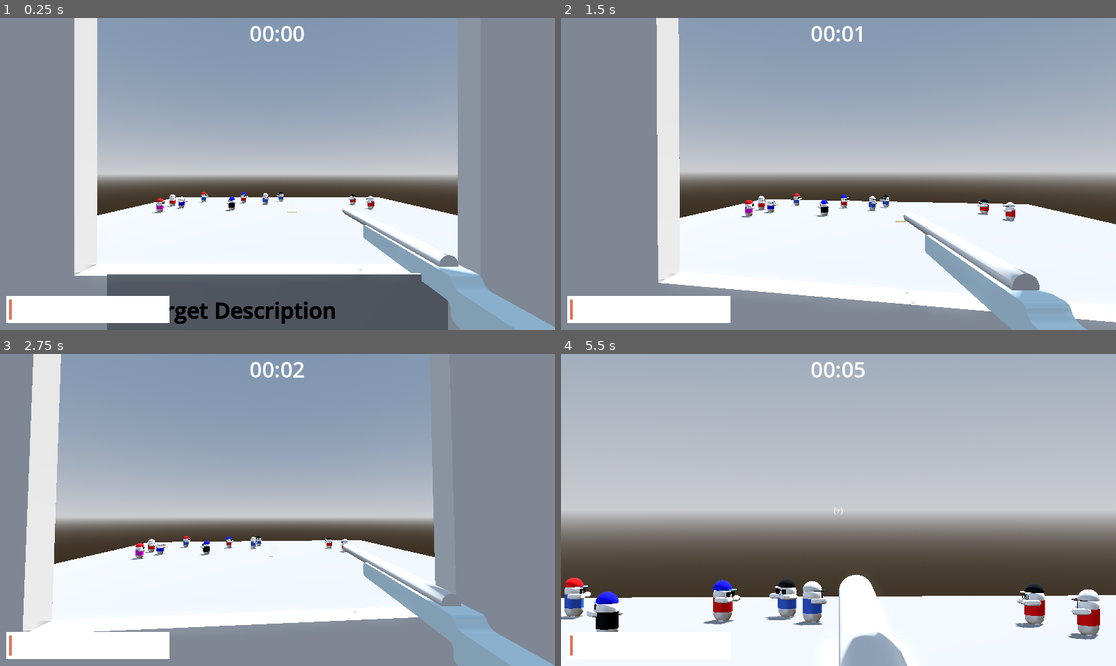
Above: before the commit, frames 1-4 (two rows, left to right).
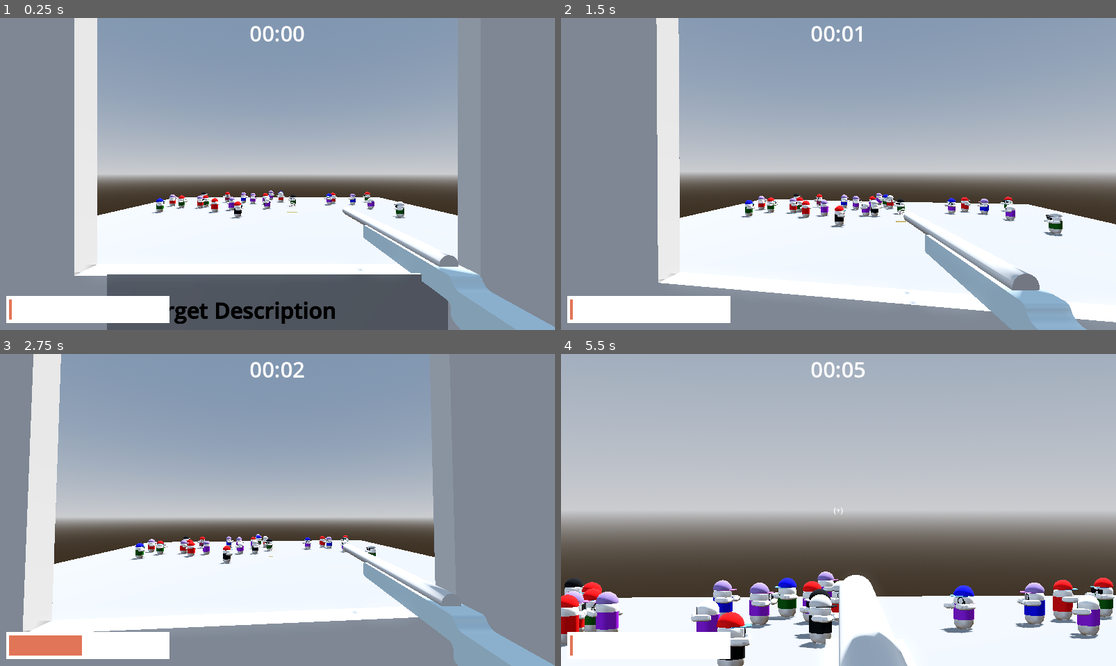
Above: after the commit, the same moments.

Repository: DataRange/game-jam-prep
Game: Godot game, scene res://Scenes/world.tscn
Same seed, same stepped clock (60 frames per second), same inputs: the game is played once before the commit and once after it.
Inputs (mouse positions are in pixels of both pictures, inside the frame that each line leads up to):
- Up to frame 1 (0.25 s): no input
- Up to frame 2 (1.5 s): move the mouse to (866, 174) at 0.52 s; press the mouse at (866, 174) at 0.53 s; right-click (866, 174) at 0.8 s; move the mouse to (810, 174) at 1.27 s; release the mouse at (810, 174) at 1.28 s; right-click (810, 174) at 1.35 s
- Up to frame 3 (2.75 s): click (249, 510) at 1.55 s; move the mouse to (288, 503) at 2.02 s; press the mouse at (288, 503) at 2.03 s; right-click (288, 503) at 2.3 s
- Up to frame 4 (5.5 s): move the mouse to (832, 516) at 2.77 s; release the mouse at (832, 516) at 2.78 s; tap Tab (open_guide) at 2.85 s; click (832, 516) at 3.05 s; move the mouse to (877, 513) at 3.52 s; hold Right mouse button (right_click) 3.53-4.28 s; move the mouse to (794, 506) at 4.27 s; click (794, 506) at 4.35 s; move the mouse to (844, 510) at 5.02 s; hold Right mouse button (right_click) from 5.03 s (still down)

The runs differ from the first frame. In frame 1, 0.7% of the frame differs, in the area x 28-74%, y 55-65%; in frame 2, 1.3%; in frame 3, 1.5%; in frame 4, 6.2%, in the area x 0-100%, y 69-100%.

Commit message:
working on description

Diff:
--- a/Scenes/world.tscn
+++ b/Scenes/world.tscn
@@ -24,7 +24,7 @@
 
 [node name="World" type="Node3D"]
 script = ExtResource("1_5a7ea")
-numCharacter = 10
+numCharacter = 25
 
 [node name="WorldEnvironment" type="WorldEnvironment" parent="."]
 environment = SubResource("Environment_go701")
--- a/Scripts/character.gd
+++ b/Scripts/character.gd
@@ -16,13 +16,21 @@
 
 @onready var body = $character/body
 
-var capSpecs: Array[String] = ["Black", "Blue", "White", "Red"]
+var capSpecs: Array[String] = ["Black", "Blue", "White", "Red", "Purple"]
 var cap: int = randi_range(0, len(capSpecs))
 
-var eyeWearSpecs: Array[String] = ["Sunglasses", "Glasses"]
+var eyeWearSpecs: Array[String] = ["Sunglasses", "Glasses", "Monocle"]
 var eyeWear: int = randi_range(0, len(eyeWearSpecs))
 
-var shirtColors: Array[Color] = [Color.RED, Color.BLUE, Color.MAGENTA, Color.BLACK, Color.ROYAL_BLUE]
+var shirtColorSpecs: Dictionary = {
+	Color.RED: "Red",
+	Color.BLUE: "Blue",
+	Color.BLACK: "Black",
+	Color.PURPLE: "Purple",
+	Color.DARK_GREEN: "Green",
+	Color.MAROON: "Maroon"
+}
+var shirtColor = shirtColorSpecs.keys().pick_random()
 
 func _ready() -> void:
 
@@ -46,9 +54,9 @@
 	newShirt.scale.z = 2.0
 	newShirt.position.y = -1
 
-	var shirtColor: StandardMaterial3D = StandardMaterial3D.new()
-	shirtColor.albedo_color = shirtColors[randi_range(0, len(shirtColors) - 1)]
-	newShirt.material_overlay = shirtColor
+	var color: StandardMaterial3D = StandardMaterial3D.new()
+	color.albedo_color = shirtColor
+	newShirt.material_overlay = color
 
 	body.add_child(newShirt)
 
--- a/Scripts/player.gd
+++ b/Scripts/player.gd
@@ -71,6 +71,9 @@
 
 	guideLabel.text += "\n> " + eyeWearLabel
 
+	var shirtLabel: String = "Target is wearing a " + world.targetCharacter.shirtColorSpecs[world.targetCharacter.shirtColor] + " shirt"
+	guideLabel.text += "\n> " + shirtLabel
+
 func _input(event):
 	if event.is_action("exit"):
 		get_tree().quit()
--- a/Scripts/shot_progress.gd
+++ b/Scripts/shot_progress.gd
@@ -14,10 +14,10 @@
 	pass
 
 func _input(event):
-	if event.is_action_pressed("left_click") and player.Zoomed:
+	if event.is_action_pressed("left_click"):
 		animation.play("ProgressIncrement")
 		animation.queue("ReadyToFire")
-	elif event.is_action_released("left_click") or event.is_action_released("right_click"):
+	elif event.is_action_released("left_click"):
 		animation.play("ProgressDestroyed")
 
 func _on_animation_player_animation_changed(old_name: StringName, new_name: StringName):
Not shown, added: Raw Models/Accessories/Caps/Purple Cap.gltf
Not shown, added: Raw Models/Accessories/Caps/Purple Cap.gltf.import
Not shown, added: Raw Models/Accessories/Eyewear/Monocle.gltf
Not shown, added: Raw Models/Accessories/Eyewear/Monocle.gltf.import
